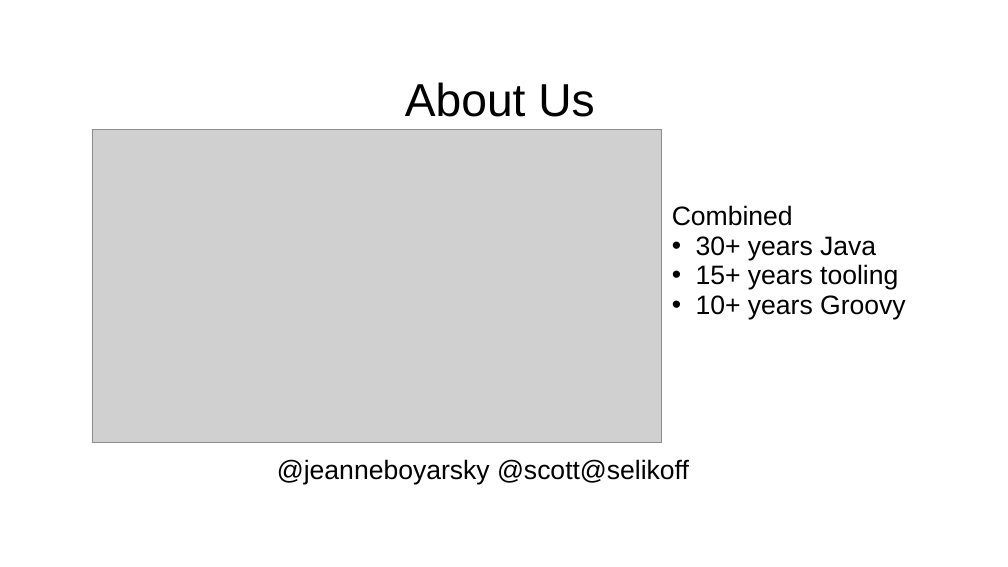
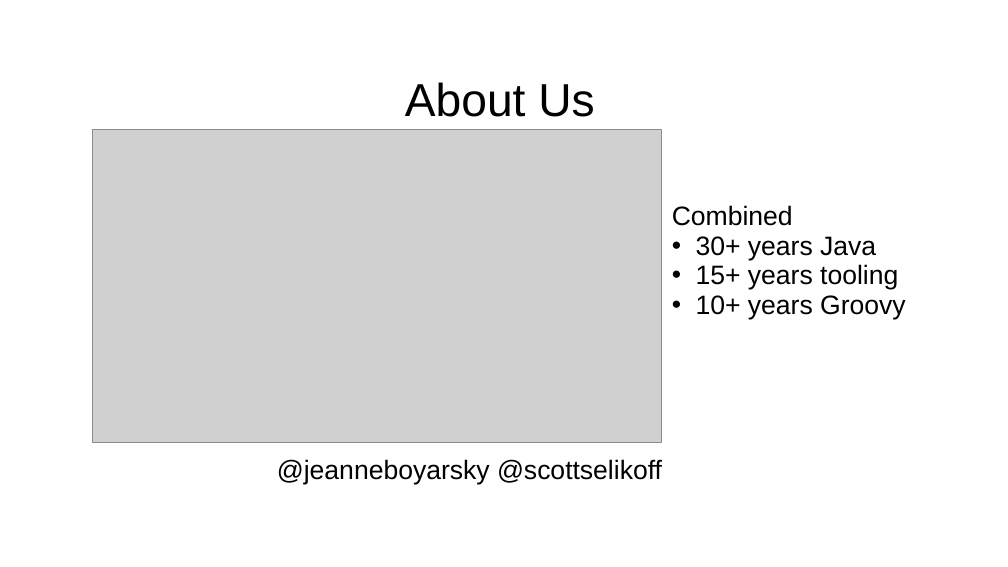
Before and after one commit to boyarsky/OracleCodeOne2018-HOL-Automating-Stack-Groovy, a slide deck: slide 2 of 2018-OracleCodeOne-Authomating Stack.ppt. Drawn at 1008x567 pixels with LibreOffice and Linux fonts; fonts in the diff are those of the drawing; grey boxes stand for pictures; background and template pictures are left out. Boxes give left, top, right and bottom in pixels: in the first picture for what was removed or moved away, otherwise in the second. Text is boxed around its words. In the diff, an @@ line names an element or a change of style, - is before the commit and + after.

```diff
--- a/2018-OracleCodeOne-Authomating Stack.ppt
+++ b/2018-OracleCodeOne-Authomating Stack.ppt
@@ text at bbox=[277, 459, 662, 484]: text changed @@
-@jeanneboyarsky @scott@selikoff
+@jeanneboyarsky @scottselikoff
```
Also in this commit, not shown: 3 other slides changed, 5 slides added.
